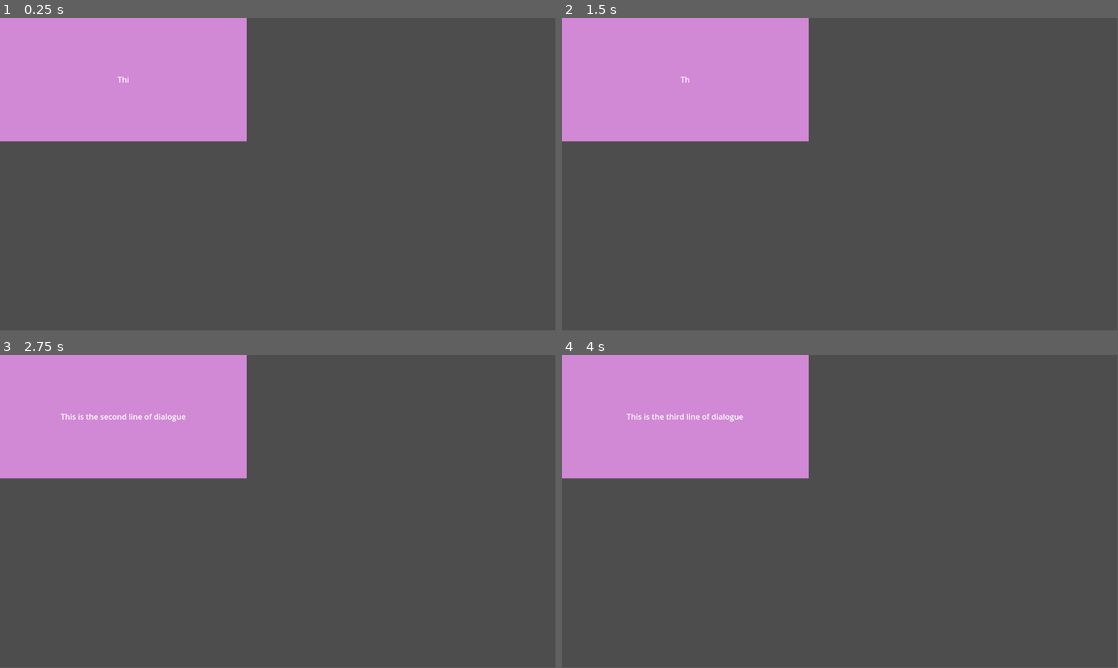
Above: before the commit, frames 1-4 (two rows, left to right).
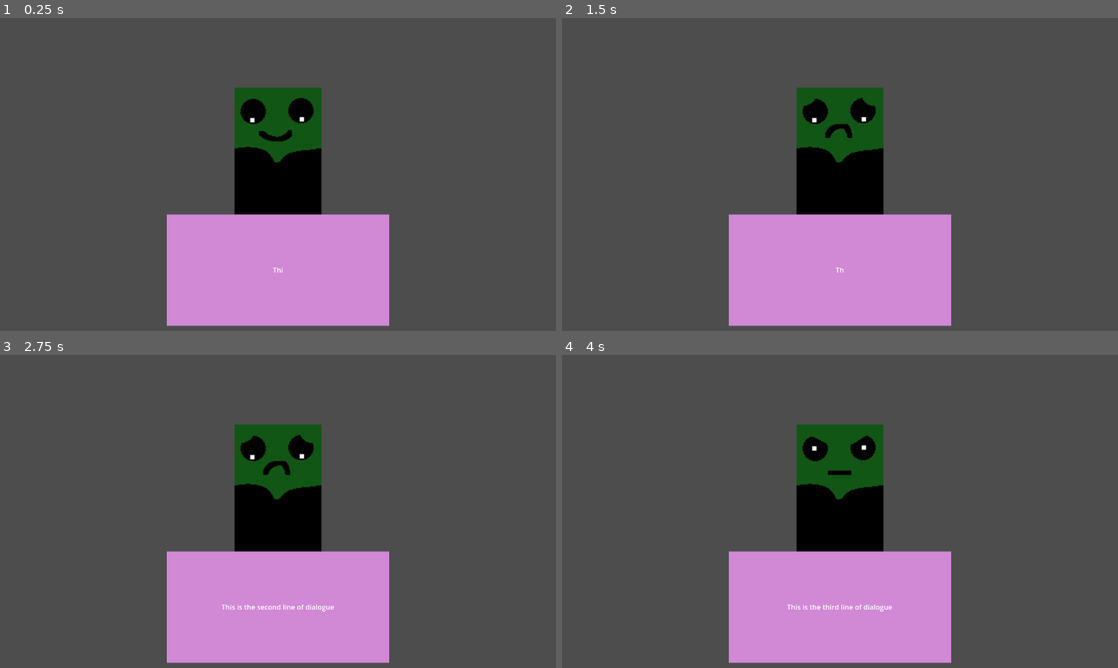
Above: after the commit, the same moments.

Repository: TurkeuBacon/CMPM170_Sprint4
Game: Godot game, scene res://Scenes/main_game_scene.tscn
Same seed, same stepped clock (60 frames per second), same inputs: the game is played once before the commit and once after it.
Inputs (mouse positions are in pixels of both pictures, inside the frame that each line leads up to):
- Up to frame 1 (0.25 s): no input
- Up to frame 2 (1.5 s): move the mouse to (962, 158) at 0.52 s; press the mouse at (962, 158) at 0.53 s; tap Enter at 1.25 s; move the mouse to (728, 190) at 1.27 s; release the mouse at (728, 190) at 1.28 s; click (728, 190) at 1.35 s
- Up to frame 3 (2.75 s): move the mouse to (333, 442) at 2.02 s; press the mouse at (333, 442) at 2.03 s
- Up to frame 4 (4 s): tap Space at 2.75 s; move the mouse to (812, 574) at 2.77 s; release the mouse at (812, 574) at 2.78 s; click (812, 574) at 2.85 s; move the mouse to (1006, 558) at 3.52 s; press the mouse at (1006, 558) at 3.53 s
The window is 799x449 before the commit and 800x450 after it. Grey fills any space a smaller window leaves; there, only what the larger window draws over its background counts as a difference.

The runs differ from the first frame. In frame 1, 38% of the frame differs, in the area x 0-70%, y 0-99%; in frame 2, 38%; in frame 3, 38%; in frame 4, 38%.

Commit message:
We be expressing

Diff:
--- a/Scenes/main_game_scene.tscn
+++ b/Scenes/main_game_scene.tscn
@@ -1,26 +1,42 @@
-[gd_scene load_steps=4 format=3 uid="uid://cv8kaqnaoswld"]
+[gd_scene load_steps=6 format=3 uid="uid://cv8kaqnaoswld"]
 
 [ext_resource type="Script" path="res://Scripts/textbox.gd" id="1_rcloj"]
 [ext_resource type="Texture2D" uid="uid://dsxg8frhuljkb" path="res://Textures/TextBackingTex.png" id="2_nwmx0"]
 [ext_resource type="Script" path="res://Scripts/dilogue_manager.gd" id="3_xkt7o"]
+[ext_resource type="Script" path="res://Scripts/frankie.gd" id="4_2ovx8"]
+[ext_resource type="Texture2D" uid="uid://dk30btvunhapg" path="res://Textures/happy.png" id="4_dtdkw"]
 
 [node name="MainGameScene" type="Node2D"]
 
 [node name="Textbox" type="Node2D" parent="."]
+z_index = 1
+position = Vector2(640, 580)
 script = ExtResource("1_rcloj")
 
 [node name="TextBackground" type="Sprite2D" parent="Textbox"]
 texture = ExtResource("2_nwmx0")
-centered = false
 
 [node name="TextDisplay" type="Label" parent="Textbox/TextBackground"]
 anchors_preset = 15
 anchor_right = 1.0
 anchor_bottom = 1.0
+offset_left = -256.0
+offset_top = -128.0
+offset_right = -256.0
+offset_bottom = -128.0
 grow_horizontal = 2
 grow_vertical = 2
+pivot_offset = Vector2(256, 0)
 horizontal_alignment = 1
 vertical_alignment = 1
 
+[node name="Frankie" type="Node2D" parent="."]
+position = Vector2(640, 360)
+script = ExtResource("4_2ovx8")
+
+[node name="Sprite" type="Sprite2D" parent="Frankie"]
+scale = Vector2(2, 2)
+texture = ExtResource("4_dtdkw")
+
 [node name="DialogueManager" type="Node" parent="."]
 script = ExtResource("3_xkt7o")
--- a/Scripts/dialogue.gd
+++ b/Scripts/dialogue.gd
@@ -2,21 +2,26 @@
 
 var text_segments: Array;
 var text_speeds: Array;
+var expressions: Array;
 var in_progress: bool;
 var typing_text: bool;
 var current_textbox: TextBox;
+var current_frankie: Frankie;
 var dialogue_index: int;
 var line_finish_callback = Callable(self, "line_finish");
 
-func _init(text_segments, text_speeds):
+func _init(text_segments, text_speeds, expressions):
 	self.text_segments = text_segments;
 	self.text_speeds = text_speeds;
+	self.expressions = expressions;
 	self.in_progress = false;
 	self.typing_text = false;
 
-func start_dialogue(textbox: TextBox):
+func start_dialogue(textbox: TextBox, frankie: Frankie):
 	dialogue_index = 0;
 	current_textbox = textbox;
+	current_frankie = frankie;
+	current_frankie.set_expression(expressions[dialogue_index]);
 	textbox.type_text(text_segments[dialogue_index], text_speeds[dialogue_index], line_finish_callback);
 	typing_text = true;
 
@@ -28,6 +33,7 @@
 		dialogue_index += 1;
 		if(dialogue_index < text_segments.size()):
 			typing_text = true;
+			current_frankie.set_expression(expressions[dialogue_index]);
 			current_textbox.type_text(text_segments[dialogue_index], text_speeds[dialogue_index], line_finish_callback);
 		else:
 			in_progress = false;
--- a/Scripts/dilogue_manager.gd
+++ b/Scripts/dilogue_manager.gd
@@ -4,11 +4,16 @@
 
 var test_dialogue: Dialogue;
 var textbox: TextBox;
+var frankie: Frankie;
 
 func _ready():
 	textbox = $"../Textbox";
-	test_dialogue = Dialogue.new(["This is the first line of dialogue", "This is the second line of dialogue", "This is the third line of dialogue"], [0.1, 0.1, 0.1]);
-	test_dialogue.start_dialogue(textbox);
+	frankie = $"../Frankie";
+	test_dialogue = Dialogue.new(
+		["This is the first line of dialogue", "This is the second line of dialogue", "This is the third line of dialogue"],
+		[0.1, 0.1, 0.1],
+		["happy", "sad", "mad"]);
+	test_dialogue.start_dialogue(textbox, frankie);
 
 func _input(event):
 	if event.is_action_pressed("Click"):
--- /dev/null
+++ b/Scripts/frankie.gd
@@ -0,0 +1,19 @@
+extends Node
+
+class_name Frankie
+
+var sprite: Sprite2D;
+const expression_paths: Dictionary = {
+	"happy": "res://Textures/happy.png",
+	"sad": "res://Textures/sad.png",
+	"mad": "res://Textures/mad.png"
+};
+
+func _ready():
+	sprite = $Sprite;
+
+func set_expression(expression: String):
+	if(!expression_paths.has(expression)):
+		printerr("EXPRESSION DOES NOT EXIST");
+		return;
+	sprite.texture = load(expression_paths[expression]);
--- a/project.godot
+++ b/project.godot
@@ -15,6 +15,11 @@
 config/features=PackedStringArray("4.2", "Forward Plus")
 config/icon="res://icon.svg"
 
+[display]
+
+window/size/viewport_width=1280
+window/size/viewport_height=720
+
 [input]
 
 Click={
Binary file added: Textures/happy.png
Not shown, added: Textures/happy.png.import
Binary file added: Textures/mad.png
Not shown, added: Textures/mad.png.import
Binary file added: Textures/sad.png
Not shown, added: Textures/sad.png.import
